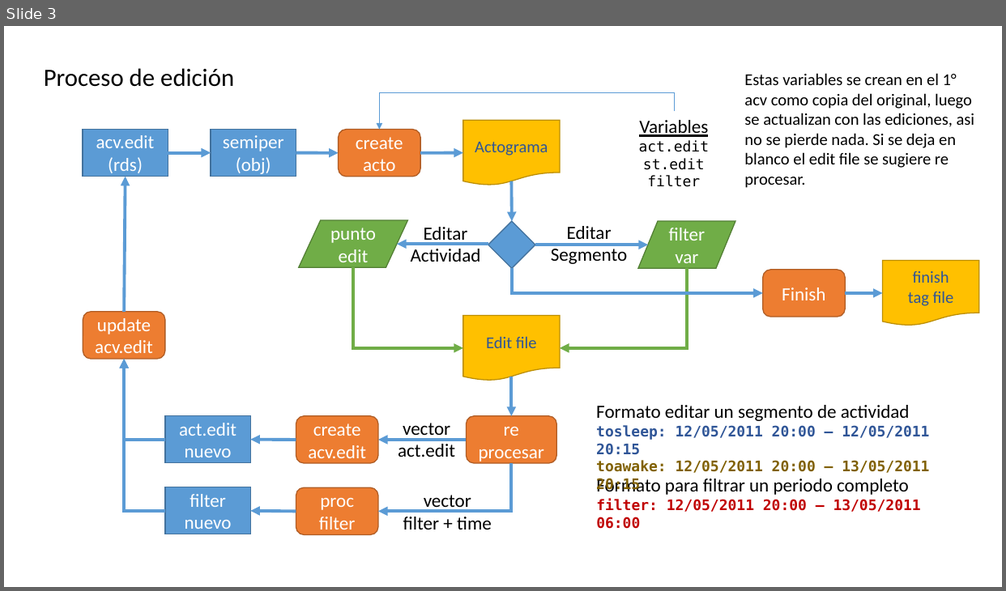
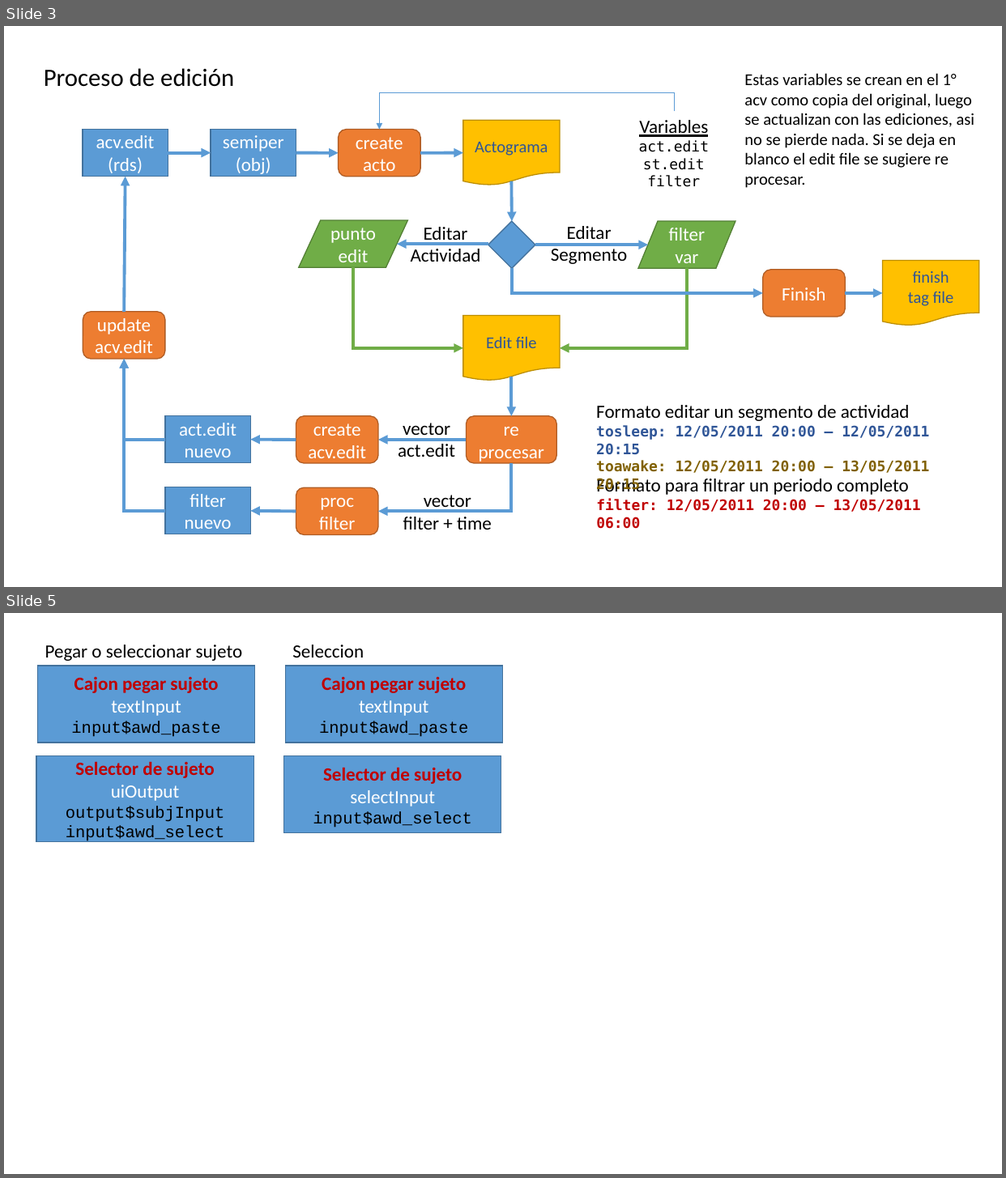
Before and after one commit to olitroski/Actigrafia, a slide deck: flujo edicion.pptx. Shown one above the other, each under a label of ours: slide 3 before the commit, slides 3 and 5 after it; the slides between them are not shown. The pictures are 1006x591 and 1006x1178 pixels, drawn with LibreOffice and Linux fonts; fonts in the diff are those of the drawing. Boxes give left, top, right and bottom in pixels: in the first picture for what was removed or moved away, otherwise in the second. Text is boxed around its words. In the diff, an @@ line names an element or a change of style, - is before the commit and + after.

```diff
--- a/flujo edicion.pptx
+++ b/flujo edicion.pptx
@@ slide 5 added at (x1=4, y1=613, x2=1002, y2=1174), background #FFFFFF @@
@@ text added at (x1=45, y1=645, x2=243, y2=661), 18 pt, text #000000 @@
+Pegar o seleccionar sujeto
@@ text added at (x1=292, y1=645, x2=364, y2=658), 18 pt, text #000000 @@
+Seleccion
@@ rectangle added at (x1=38, y1=666, x2=255, y2=743), fill #5B9BD5, outline #43739E 1 pt, 18 pt, text #C00000 @@
+Cajon pegar sujeto
+textInput
+input$awd_paste
@@ rectangle added at (x1=286, y1=666, x2=503, y2=743), fill #5B9BD5, outline #43739E 1 pt, 18 pt, text #C00000 @@
+Cajon pegar sujeto
+textInput
+input$awd_paste
@@ rectangle added at (x1=36, y1=756, x2=253, y2=841), fill #5B9BD5, outline #43739E 1 pt, 16 pt, text #000000 @@
+Selector de sujeto
+uiOutput
+output$subjInput
+input$awd_select
@@ rectangle added at (x1=284, y1=756, x2=501, y2=833), fill #5B9BD5, outline #43739E 1 pt, 18 pt, text #C00000 @@
+Selector de sujeto
+selectInput
+input$awd_select
```
Also in this commit, not shown: 1 other slide added, 1 slide removed, 32 other files.
